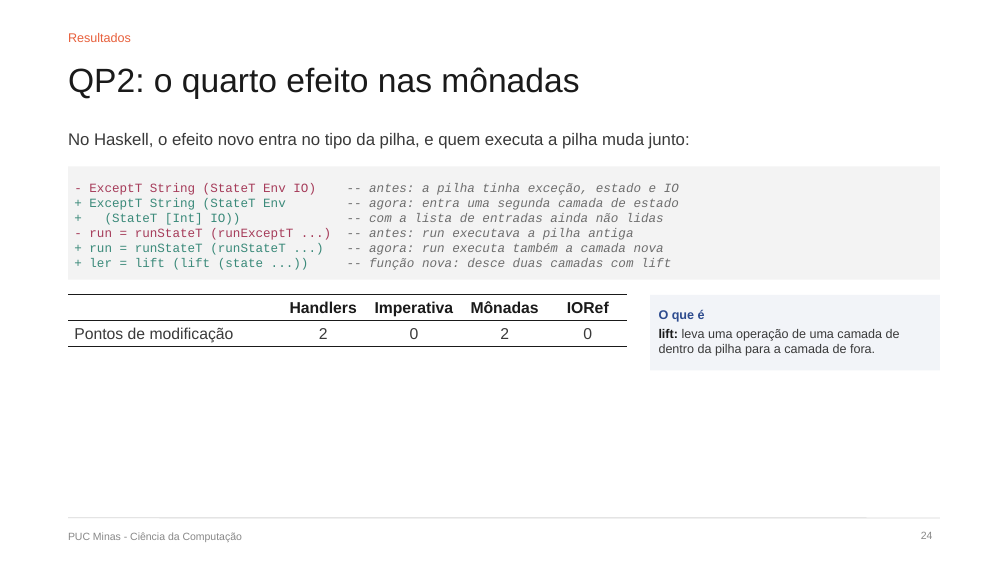
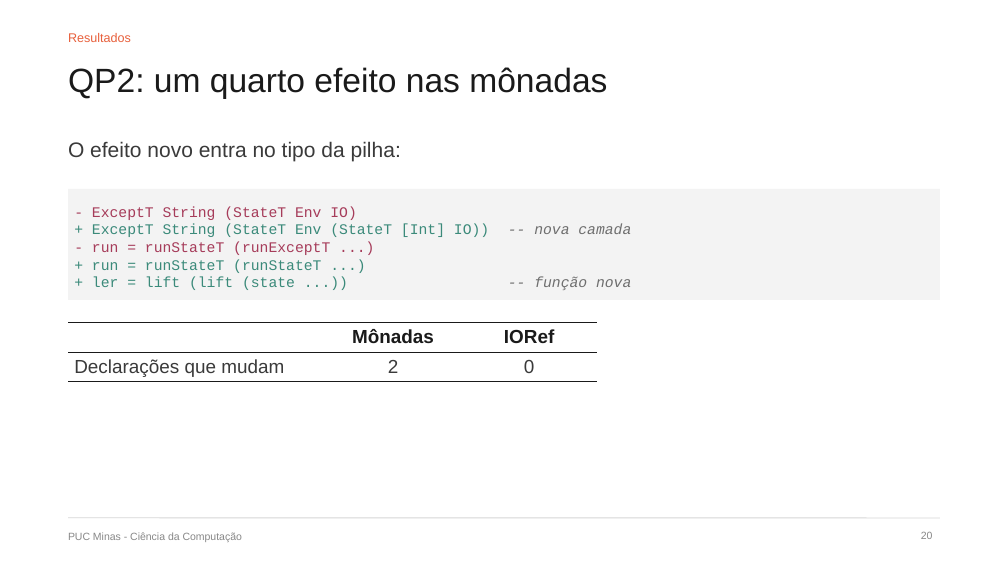
Before and after one commit to DiegoMarchioni/TCC, a slide deck: slide 20 of apresentacao/dissertacao/defesa.pptx (slide 24 before the commit). Drawn at 1008x567 pixels with LibreOffice and Linux fonts; fonts in the diff are those of the drawing. Boxes give left, top, right and bottom in pixels: in the first picture for what was removed or moved away, otherwise in the second. Text is boxed around its words. In the diff, an @@ line names an element or a change of style, - is before the commit and + after.

```diff
--- a/apresentacao/dissertacao/defesa.pptx
+++ b/apresentacao/dissertacao/defesa.pptx
@@ title at [68,67,607,99]: text changed @@
-QP2: o quarto efeito nas mônadas
+QP2: um quarto efeito nas mônadas
@@ text at [68,141,401,161]: text changed; size 16 to 20 pt @@
-No Haskell, o efeito novo entra no tipo da pilha, e quem executa a pilha muda junto:
+O efeito novo entra no tipo da pilha:
@@ rectangle: place and size @@
-rectangle at [68,166,940,280]
+rectangle at [68,189,940,300]
@@ text at [92,206,631,290]: text changed; size 12 to 14 pt; text colour #6E6E6E to #3B8A7A; italic off @@
-- ExceptT String (StateT Env IO) -- antes: a pilha tinha exceção, estado e IO
-+ ExceptT String (StateT Env -- agora: entra uma segunda camada de estado
-+ (StateT [Int] IO)) -- com a lista de entradas ainda não lidas
-- run = runStateT (runExceptT ...) -- antes: run executava a pilha antiga
-+ run = runStateT (runStateT ...) -- agora: run executa também a camada nova
-+ ler = lift (lift (state ...)) -- função nova: desce duas camadas com lift
+- ExceptT String (StateT Env IO)
++ ExceptT String (StateT Env (StateT [Int] IO)) -- nova camada
+- run = runStateT (runExceptT ...)
++ run = runStateT (runStateT ...)
++ ler = lift (lift (state ...)) -- função nova
@@ rectangle removed at [650,295,940,371] @@
@@ table at [68,323,597,399] @@
-column 1:  | Pontos de modificação
-column 2: Handlers | 2
-column 3: Imperativa | 0
+column 1:  | Declarações que mudam
@@ table: place and size @@
-table at [68,295,628,371]
+table at [68,323,597,399]
@@ text removed at [659,310,900,356] @@
-O que é
-lift: leva uma operação de uma camada de dentro da pilha para a camada de fora.
@@ page number at [921,532,933,539]: text changed @@
-24
+20
```
Also in this commit, not shown: 21 other slides changed, 3 slides added, 5 slides removed, 3 other files.
